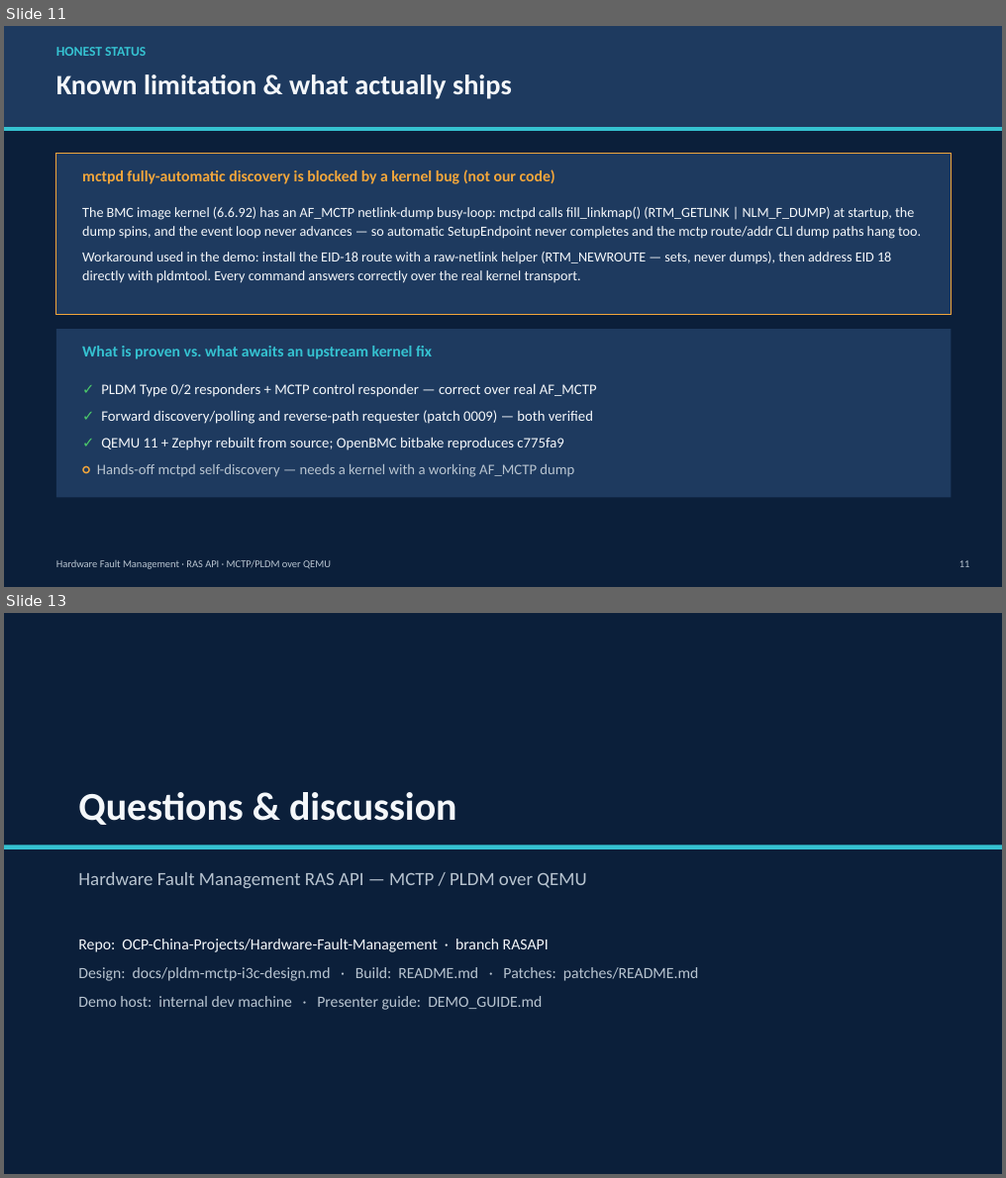
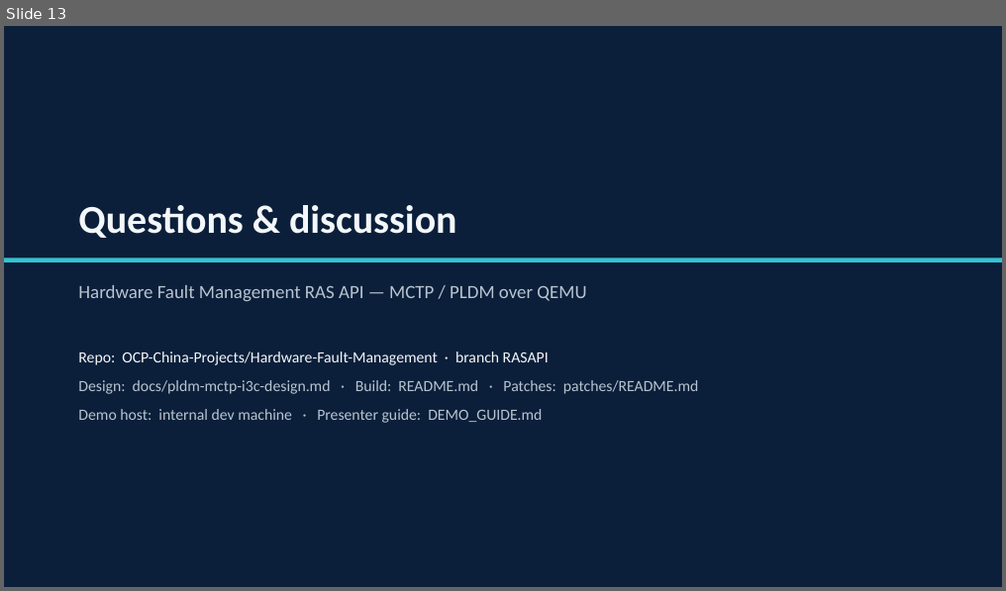
Before and after one commit to OCP-China-Projects/Hardware-Fault-Management, a slide deck: docs/demo/HFM_RASAPI_demo.pptx. Shown one above the other, each under a label of ours: slides 11 and 13 before the commit, slide 13 after it; the slides between them are not shown. The pictures are 1006x1178 and 1006x591 pixels, drawn with LibreOffice and Linux fonts; fonts in the diff are those of the drawing. Boxes give left, top, right and bottom in pixels: in the first picture for what was removed or moved away, otherwise in the second. Text is boxed around its words. In the diff, an @@ line names an element or a change of style, - is before the commit and + after.

```diff
--- a/docs/demo/HFM_RASAPI_demo.pptx
+++ b/docs/demo/HFM_RASAPI_demo.pptx
@@ slide 11 removed at bbox=[4, 26, 1002, 587], background #0B1F3A @@
@@ rectangle removed at bbox=[4, 26, 1002, 127] @@
@@ text removed at bbox=[56, 47, 146, 56] @@
-HONEST STATUS
@@ text removed at bbox=[56, 75, 512, 99] @@
-Known limitation & what actually ships
@@ rectangle removed at bbox=[4, 127, 1002, 131] @@
@@ rectangle removed at bbox=[56, 154, 951, 314] @@
@@ text removed at bbox=[82, 170, 555, 184] @@
-mctpd fully-automatic discovery is blocked by a kernel bug (not our code)
@@ text removed at bbox=[82, 207, 921, 283] @@
-The BMC image kernel (6.6.92) has an AF_MCTP netlink-dump busy-loop: mctpd calls fill_linkmap() (RTM_GETLINK | NLM_F_DUMP) at startup, the dump spins, and the event loop never advances — so automatic SetupEndpoint never completes and the mctp route/addr CLI dump paths hang too.
-Workaround used in the demo: install the EID-18 route with a raw-netlink helper (RTM_NEWROUTE — sets, never dumps), then address EID 18 directly with pldmtool. Every command answers correctly over the real kernel transport.
@@ rectangle removed at bbox=[56, 329, 951, 497] @@
@@ text removed at bbox=[82, 346, 432, 360] @@
-What is proven vs. what awaits an upstream kernel fix
@@ text removed at bbox=[97, 383, 597, 477] @@
-✓ PLDM Type 0/2 responders + MCTP control responder — correct over real AF_MCTP
-✓ Forward discovery/polling and reverse-path requester (patch 0009) — both verified
-✓ QEMU 11 + Zephyr rebuilt from source; OpenBMC bitbake reproduces c775fa9
-○ Hands-off mctpd self-discovery — needs a kernel with a working AF_MCTP dump
@@ text removed at bbox=[56, 561, 331, 570] @@
-Hardware Fault Management · RAS API · MCTP/PLDM over QEMU
@@ text removed at bbox=[959, 561, 970, 568] @@
-11
```
Also in this commit, not shown: 9 slides changed, 1 slide added, 11 other files.
